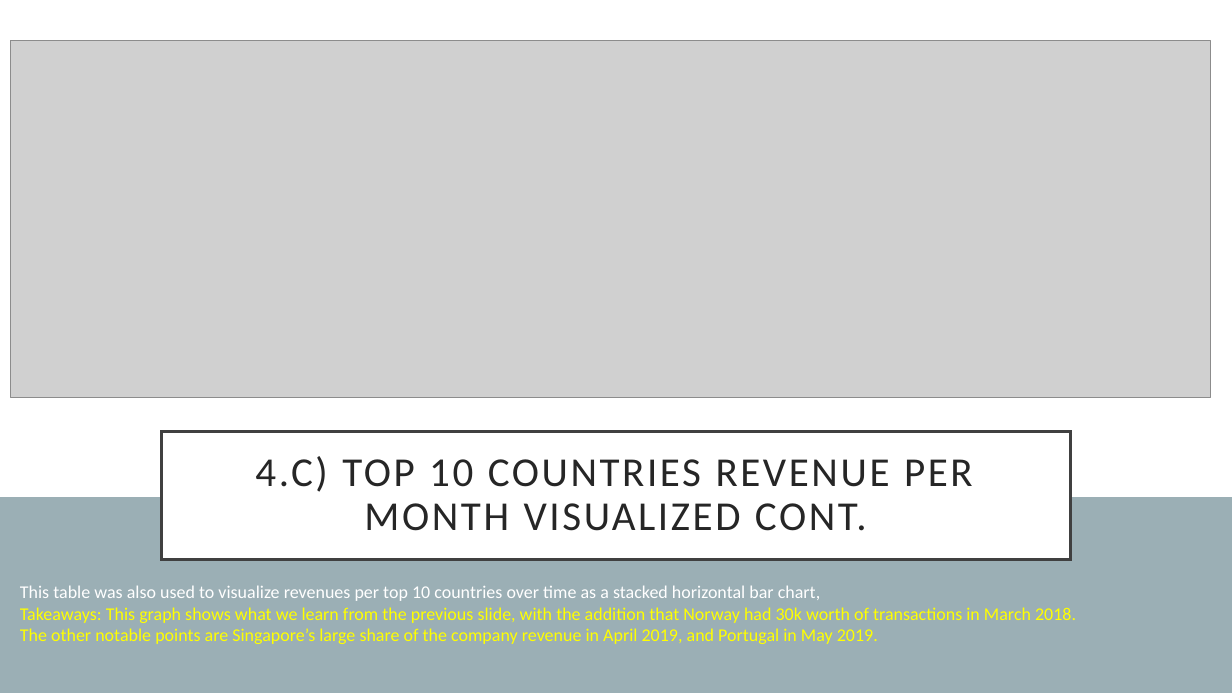
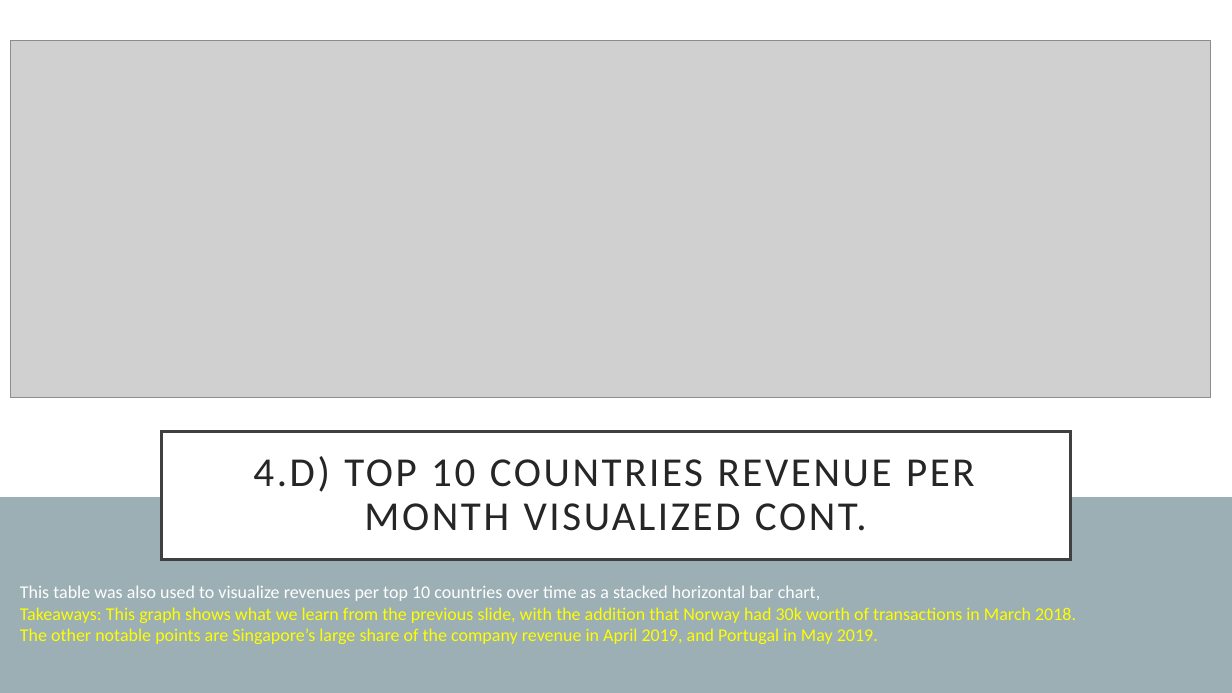
Before and after one commit to richardcure/capstone, a slide deck: slide 15 of Part 1 Data Investigation/AAVAiL Revenue Prediction - Data Investigation Summary.pptx (slide 14 before the commit). Drawn at 1232x693 pixels with LibreOffice and Linux fonts; fonts in the diff are those of the drawing; grey boxes stand for pictures. Boxes give left, top, right and bottom in pixels: in the first picture for what was removed or moved away, otherwise in the second. Text is boxed around its words. In the diff, an @@ line names an element or a change of style, - is before the commit and + after.

```diff
--- a/Part 1 Data Investigation/AAVAiL Revenue Prediction - Data Investigation Summary.pptx
+++ b/Part 1 Data Investigation/AAVAiL Revenue Prediction - Data Investigation Summary.pptx
@@ title at [253,456,975,531]: text changed @@
-4.C) TOP 10 COUNTRIES REVENUE PER MONTH VISUALIZED CONT.
+4.D) TOP 10 COUNTRIES REVENUE PER MONTH VISUALIZED CONT.
```
Also in this commit, not shown: 9 other slides changed, 6 slides added, 1 slide removed, 1 other file.
